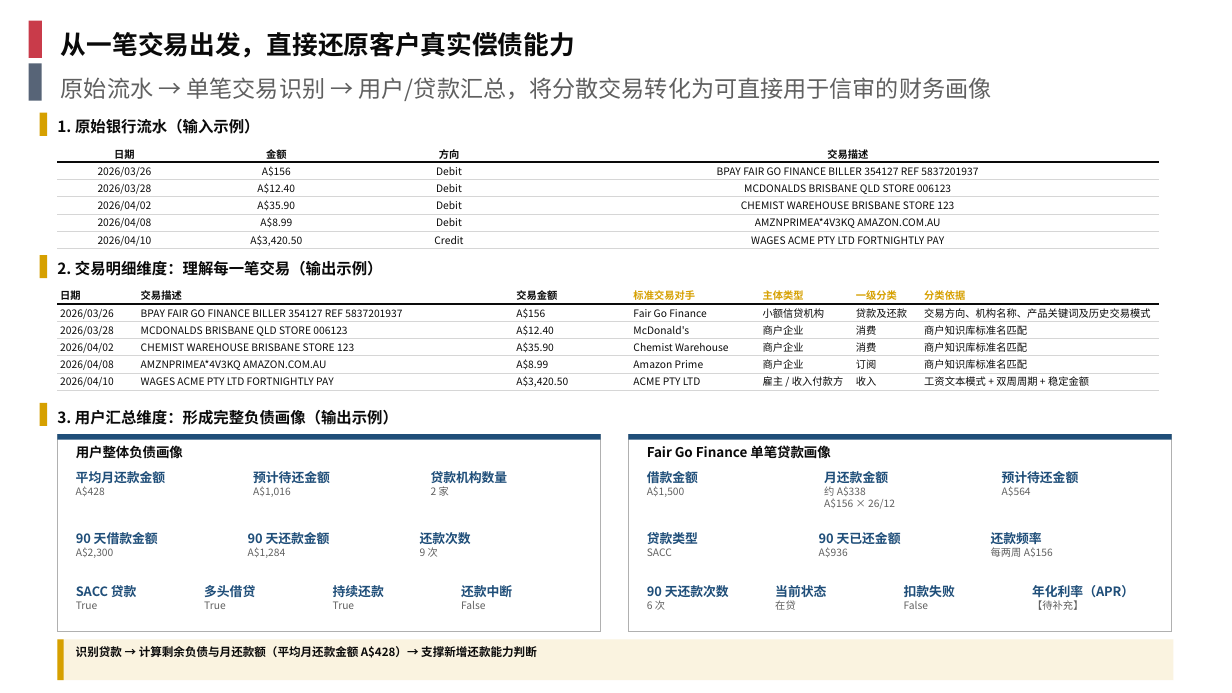
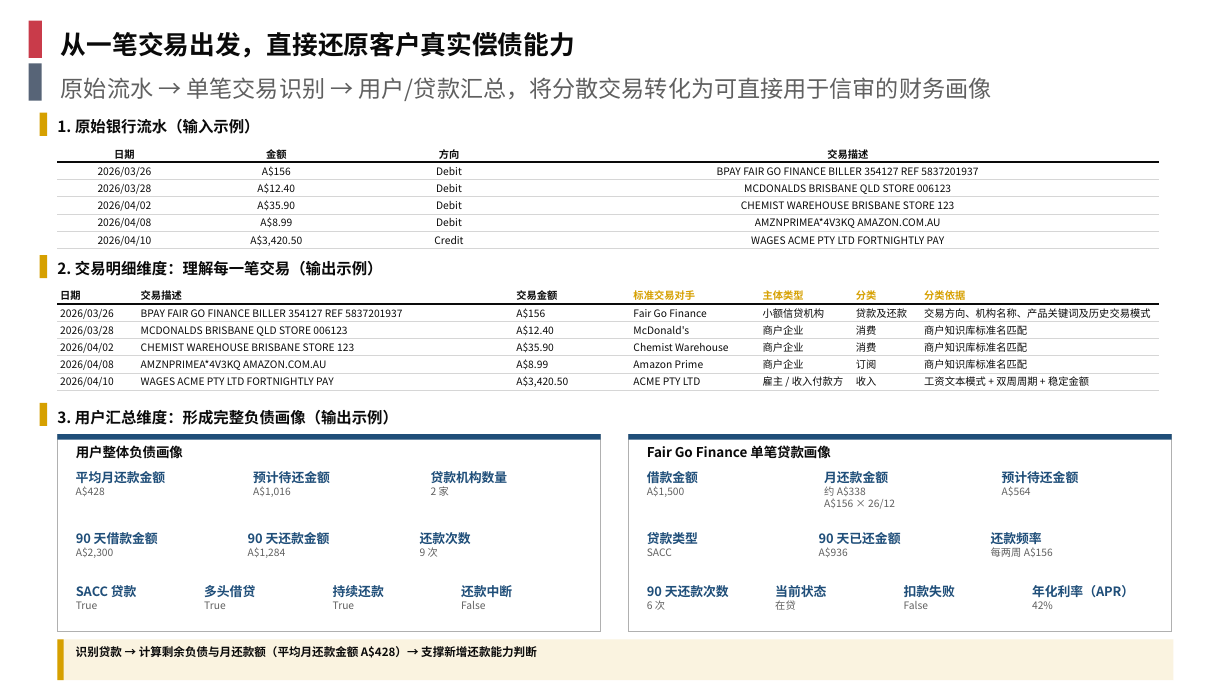
Before and after one commit to EliamZhang/AI-report-materials---August-13th, a slide deck: slide 2 of 银行流水分享_V1.9.pptx. Drawn at 1232x693 pixels with LibreOffice and Linux fonts; fonts in the diff are those of the drawing; background and template pictures are left out. Boxes give left, top, right and bottom in pixels: in the first picture for what was removed or moved away, otherwise in the second. Text is boxed around its words. In the diff, an @@ line names an element or a change of style, - is before the commit and + after.

```diff
--- a/银行流水分享_V1.9.pptx
+++ b/银行流水分享_V1.9.pptx
@@ table at <box>57,287,1160,391</box> @@
-row 1, column 6: 一级分类
+row 1, column 6: 分类
@@ text at <box>1032,601,1053,609</box>: text changed @@
-【待补充】
+42%
```
Also in this commit, not shown: 1 other slide changed.
